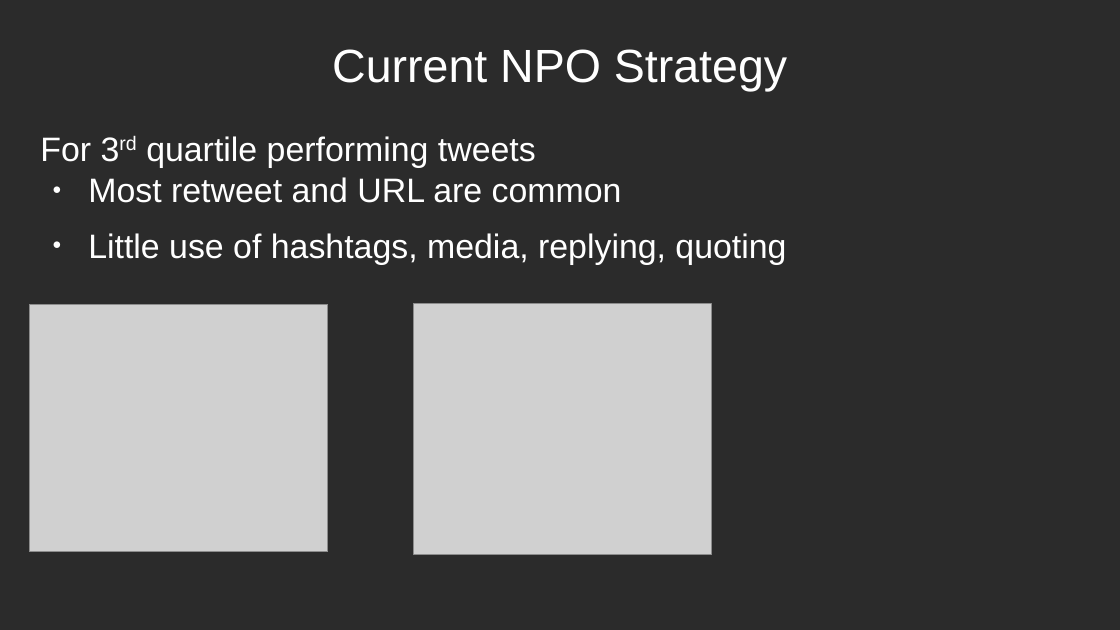
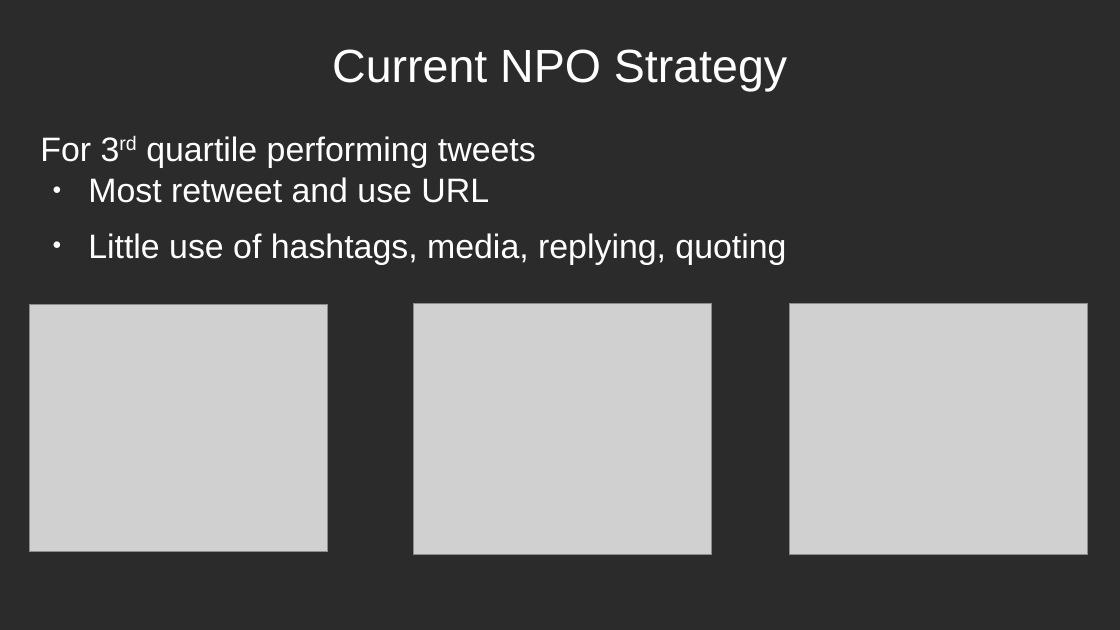
Before and after one commit to douglas-thoms/Datathon-2021-10-16, a slide deck: slide 5 of presentations/group_9_presentation_v1.odp (slide 6 before the commit). Drawn at 1120x630 pixels with LibreOffice and Linux fonts; fonts in the diff are those of the drawing; grey boxes stand for pictures; background and template pictures are left out; a plain dark background stands for a picture behind light text. Boxes give left, top, right and bottom in pixels: in the first picture for what was removed or moved away, otherwise in the second. Text is boxed around its words. In the diff, an @@ line names an element or a change of style, - is before the commit and + after.

```diff
--- a/presentations/group_9_presentation_v1.odp
+++ b/presentations/group_9_presentation_v1.odp
@@ text at <box>88,177,489,203</box>: text changed @@
-● Most retweet and URL are common
+● Most retweet and use URL
@@ picture added at <box>790,304,1088,555</box> @@
```
Also in this commit, not shown: 1 other slide changed, 1 slide added, 2 slides removed, 11 other files.
